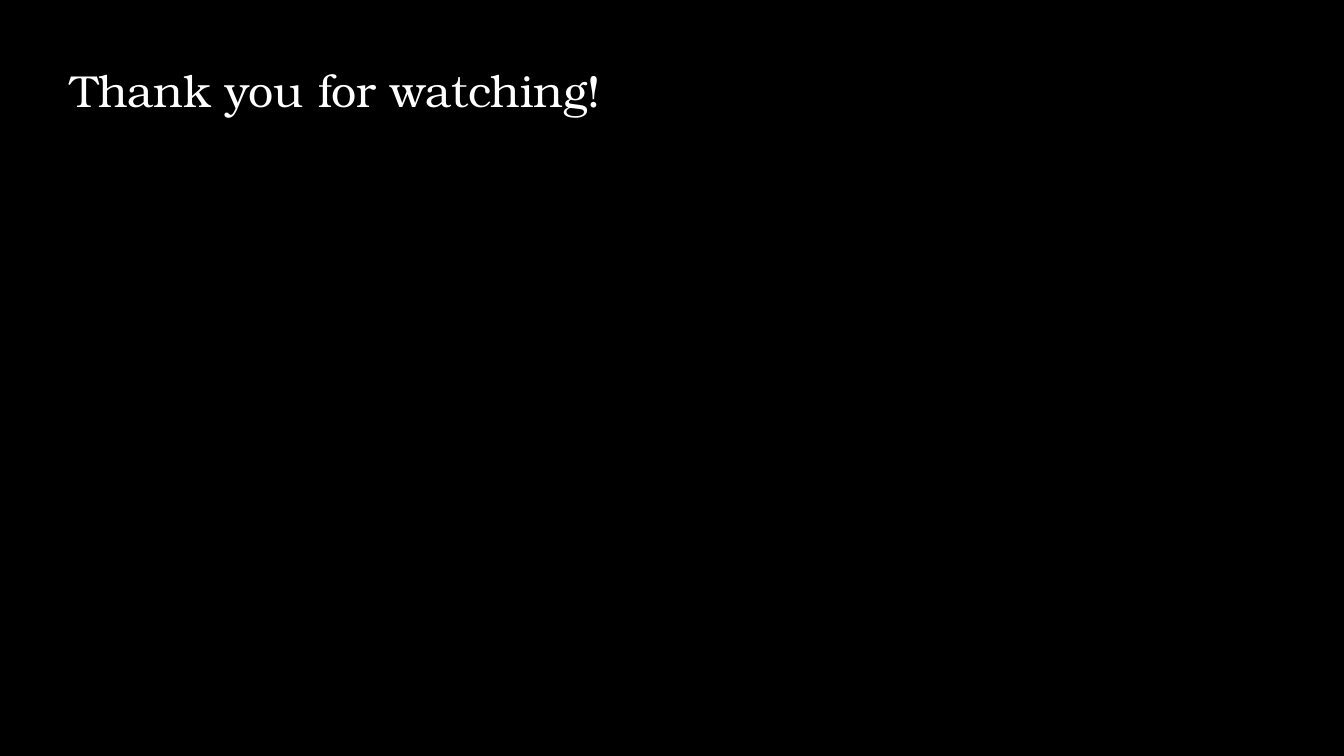
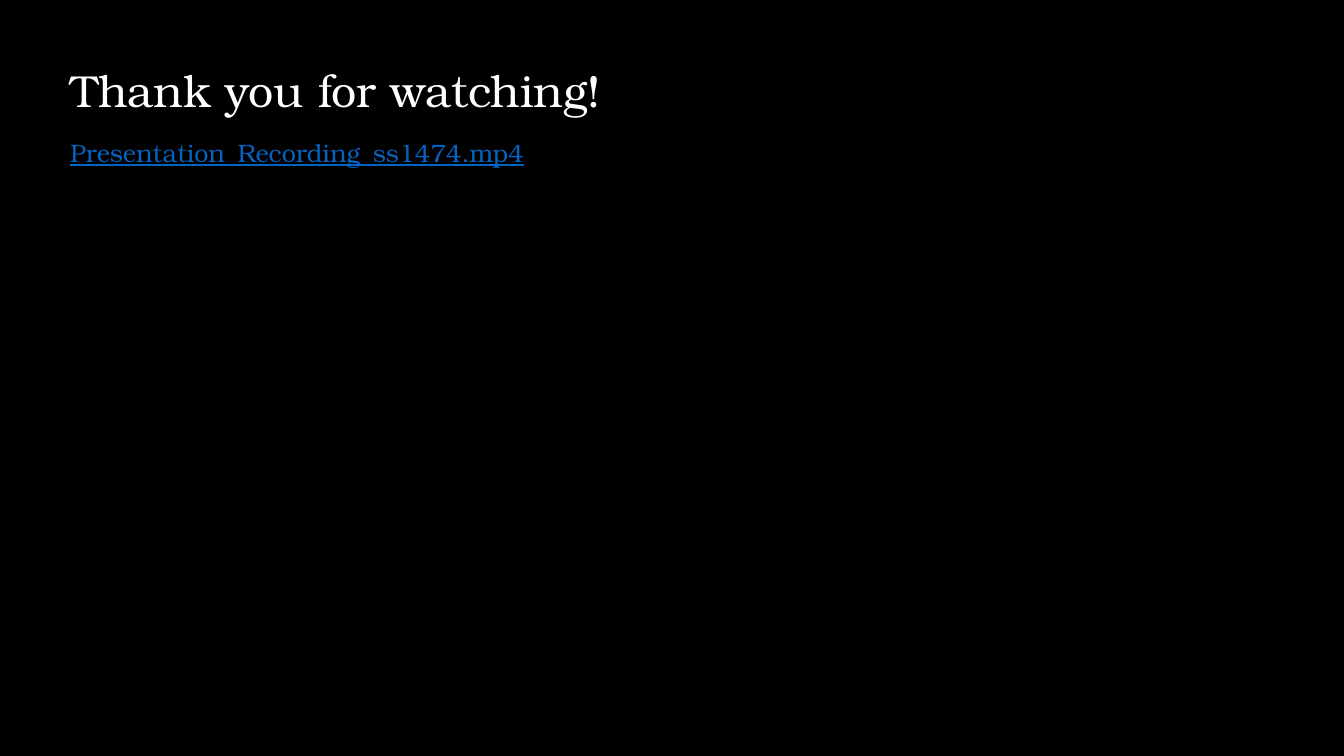
Before and after one commit to sourasen1011/UoE_Research_Project_2023, a slide deck: slide 15 of presentations/powerpoint_presentation/my_presentation.pptx. Drawn at 1344x756 pixels with LibreOffice and Linux fonts; fonts in the diff are those of the drawing. Boxes give left, top, right and bottom in pixels: in the first picture for what was removed or moved away, otherwise in the second. Text is boxed around its words. In the diff, an @@ line names an element or a change of style, - is before the commit and + after.

```diff
--- a/presentations/powerpoint_presentation/my_presentation.pptx
+++ b/presentations/powerpoint_presentation/my_presentation.pptx
@@ text added at (x1=70, y1=144, x2=524, y2=168), 18 pt, text #0563C1, underline @@
+Presentation_Recording_ss1474.mp4
```
Also in this commit, not shown: 1 other slide changed, 1 other file.
